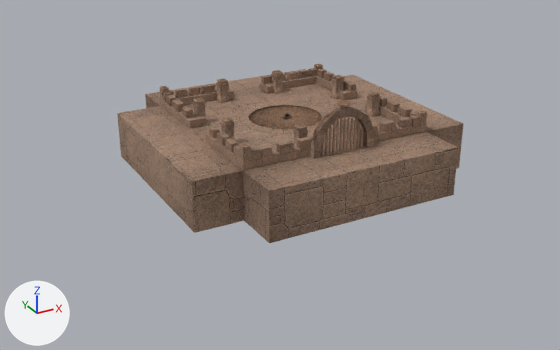
Before and after pictures for a commit that changed the FBX model Assets/Models/Walls/Rooftop_Base_Z.fbx.
Camera for both pictures: a camera (50 mm lens) standing at (-23.7, -42.2, 17.1) and looking at (-1.1, -1.1, -3.5). Every picture has the same lights, and +X, +Y and +Z are marked at lower left. The first picture is the older version. Where no turn or scale is listed for an object, it has been applied to the vertices. Vertices at exactly the same position are counted once.

In view in the first picture: 'Rooftop_Base_Z', 'Rooftop_Base_Z_Gate.000', 'Rooftop_Base_Z_Round_Gate.000' and 6 more.
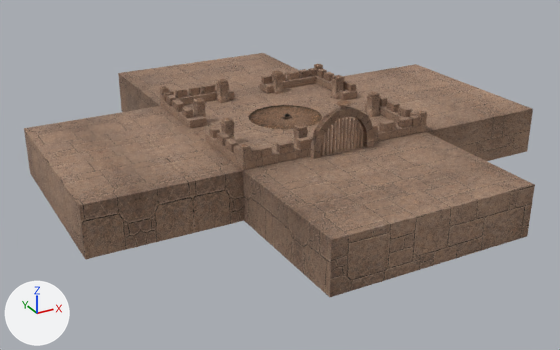
Edits to the scene script, one JSON object a line:
```json
{"block": "me_rooftop_base_z_008", "where": "# used by ob_rooftop_base_z; location = (0.0, 0.0, 0.0)"}
{"op": "remove", "block": "me_rooftop_base_z_008", "code": "me_rooftop_base_z_008.from_pydata(...)  # 1426 vertices, 1170 faces; spans x -9.5..9.5, y -9.5..9.5, z -3.2..1.5"}
{"op": "add", "block": "me_rooftop_base_z_008", "code": "me_rooftop_base_z_008.from_pydata(...)  # 1466 vertices, 1202 faces; spans x -15.6..15.6, y -15.6..15.6, z -3.2..1.5"}
{"block": "me_rooftop_base_z_008", "change": "me_rooftop_base_z_008 part 1"}
{"block": "me_rooftop_base_z_008", "change": "4 faces are deleted"}
{"block": "me_rooftop_base_z_008", "change": "28 vertices are added at x -15.6..15.6, y -15.6..15.6, z -3.2..0.0"}
{"block": "me_rooftop_base_z_008", "change": "12 new vertices lie (0.0, 0.0, 3.2) away from vertices in x -6.4..15.6, y -15.6..6.4, z -3.2"}
{"block": "me_rooftop_base_z_008", "change": "36 new faces join them"}
```

Pixel boxes (x1, y1, x2, y2) of what changed, in the pictures (560 x 350 px):
```json
{"object": "Rooftop_Base_Z", "change": "reshaped", "before": [117, 64, 463, 243], "after": [24, 53, 535, 297], "on screen": "48% wider, 36% taller"}
{"part": 1, "of": "me_rooftop_base_z_008", "change": "built on", "before": [117, 113, 458, 243], "after": [24, 53, 535, 297]}
```
